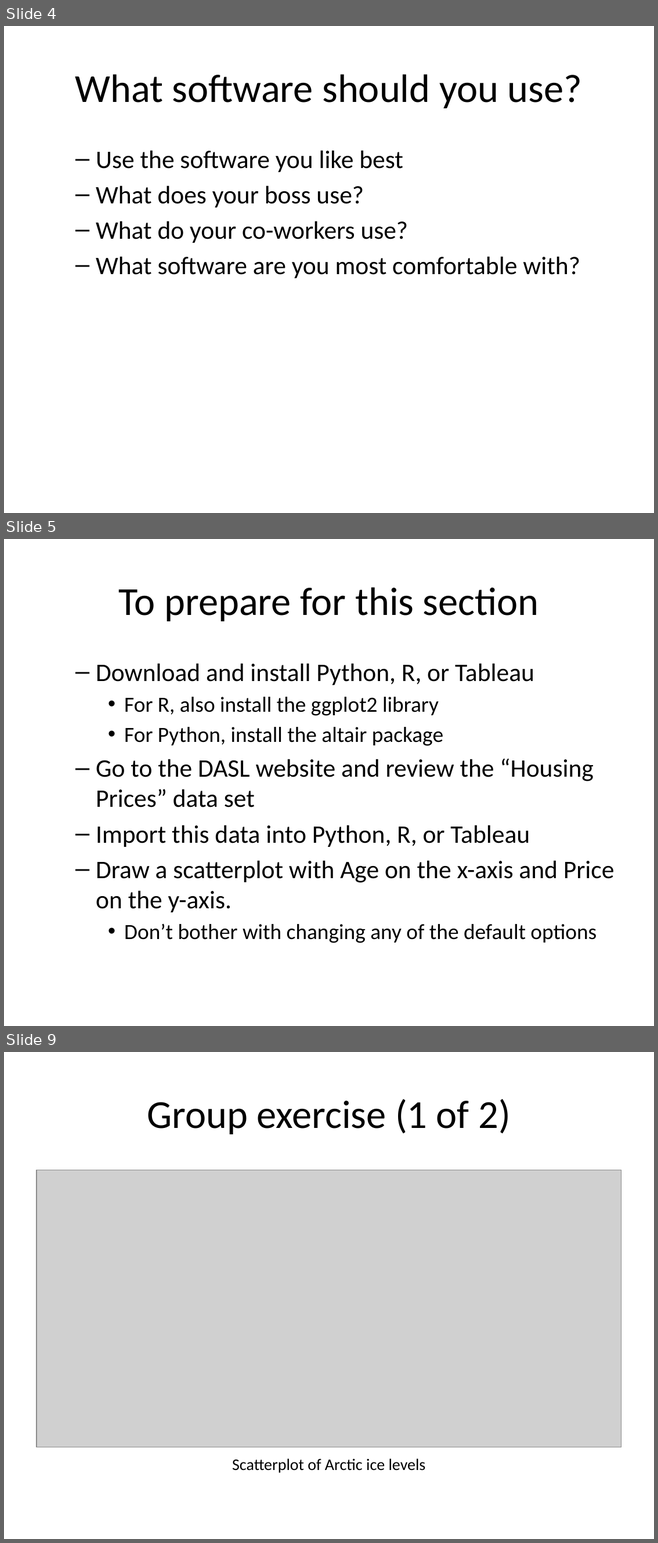
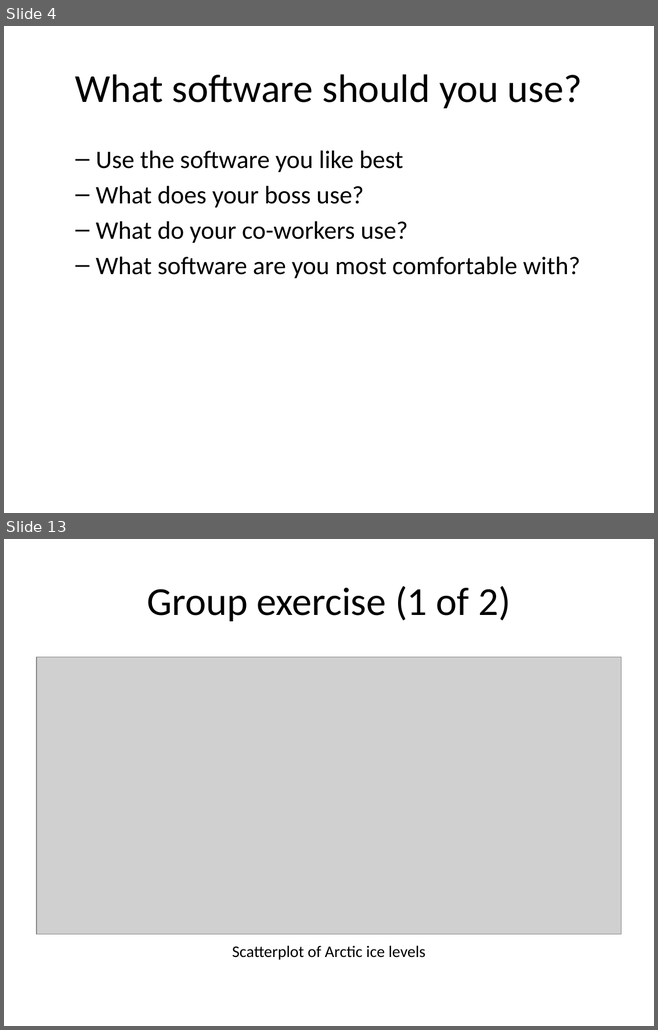
Before and after one commit to pmean/data-visualization, a slide deck: data-viz-01/src/v01-main-scatterplots.pptx. Shown one above the other, each under a label of ours: slides 4, 5 and 9 before the commit, slides 4 and 13 after it; the slides between them are not shown. The pictures are 658x1543 and 658x1030 pixels, drawn with LibreOffice and Linux fonts; fonts in the diff are those of the drawing; grey boxes stand for pictures. Boxes give left, top, right and bottom in pixels: in the first picture for what was removed or moved away, otherwise in the second. Text is boxed around its words. In the diff, an @@ line names an element or a change of style, - is before the commit and + after.

```diff
--- a/data-viz-01/src/v01-main-scatterplots.pptx
+++ b/data-viz-01/src/v01-main-scatterplots.pptx
@@ slide 5 removed at (4, 539, 654, 1026), background #FFFFFF @@
@@ title removed at (118, 587, 539, 621) @@
-To prepare for this section
@@ text removed at (96, 663, 614, 943) @@
-  – Download and install Python, R, or Tableau
-    • For R, also install the ggplot2 library
-    • For Python, install the altair package
-  – Go to the DASL website and review the “Housing Prices” data set
-  – Import this data into Python, R, or Tableau
-  – Draw a scatterplot with Age on the x-axis and Price on the y-axis.
-    • Don’t bother with changing any of the default options
@@ what was slide 9 is now slide 13 @@
```
Also in this commit, not shown: 8 slides added, 3 other slides removed, 7 other files.
